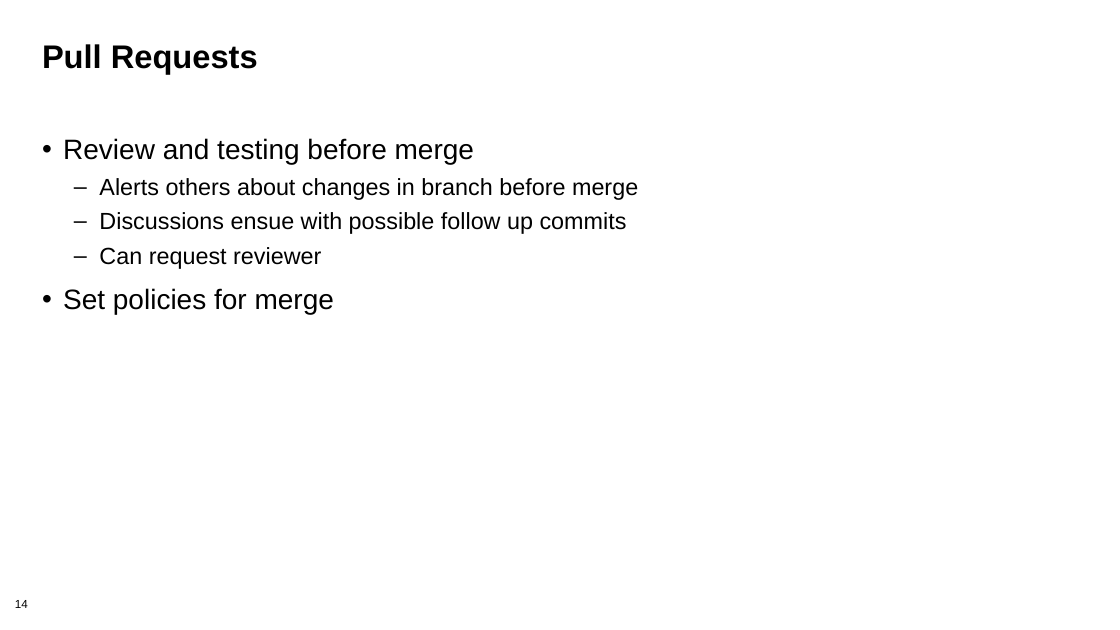
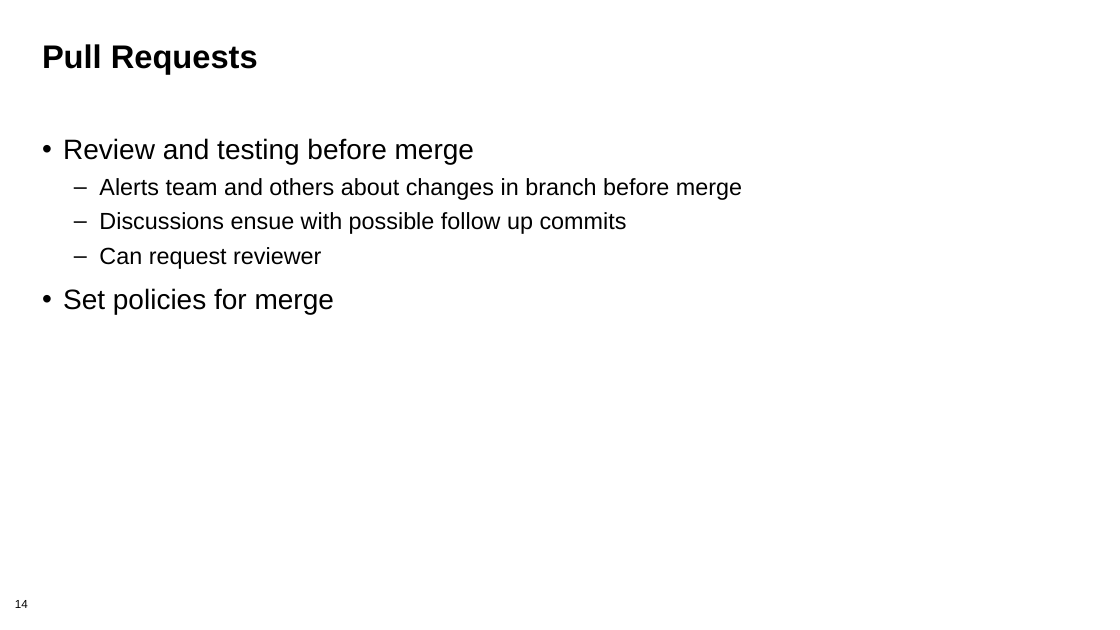
Before and after one commit to bssw-tutorial/presentations, a slide deck: slide 14 of git-workflows.pptx. Drawn at 1120x630 pixels with LibreOffice and Linux fonts; fonts in the diff are those of the drawing; background and template pictures are left out. Boxes give left, top, right and bottom in pixels: in the first picture for what was removed or moved away, otherwise in the second. Text is boxed around its words. In the diff, an @@ line names an element or a change of style, - is before the commit and + after.

```diff
--- a/git-workflows.pptx
+++ b/git-workflows.pptx
@@ text at (99,178,742,200): text changed @@
-  – Alerts others about changes in branch before merge
+  – Alerts team and others about changes in branch before merge
```
Also in this commit, not shown: 6 other slides changed.
